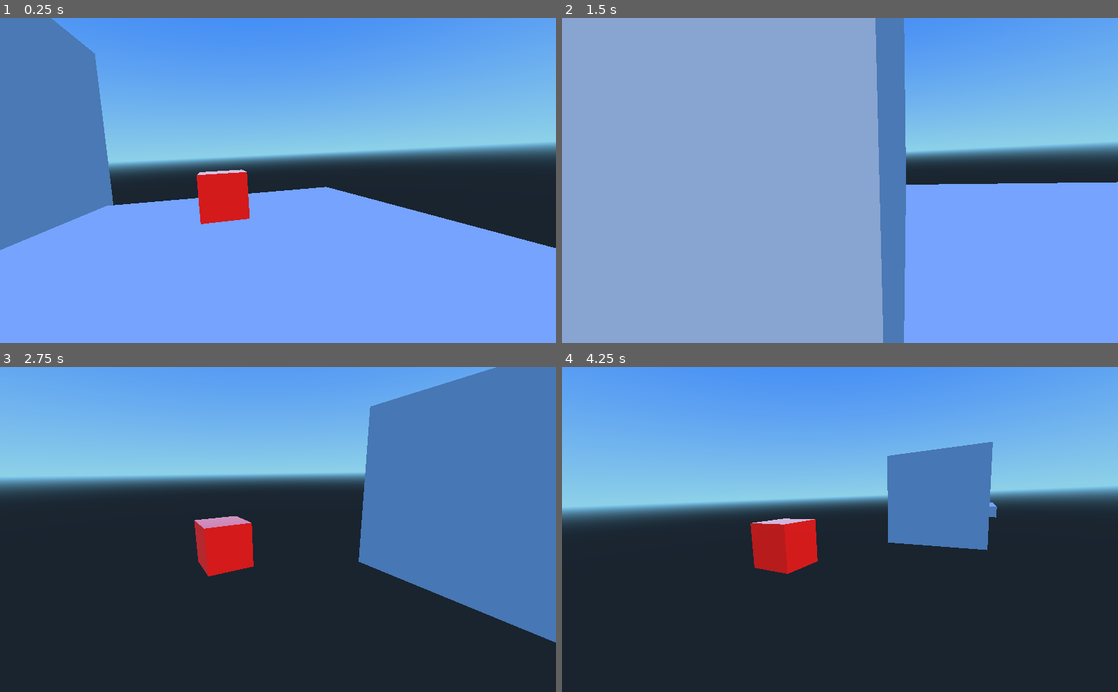
Above: before the commit, frames 1-4 (two rows, left to right).
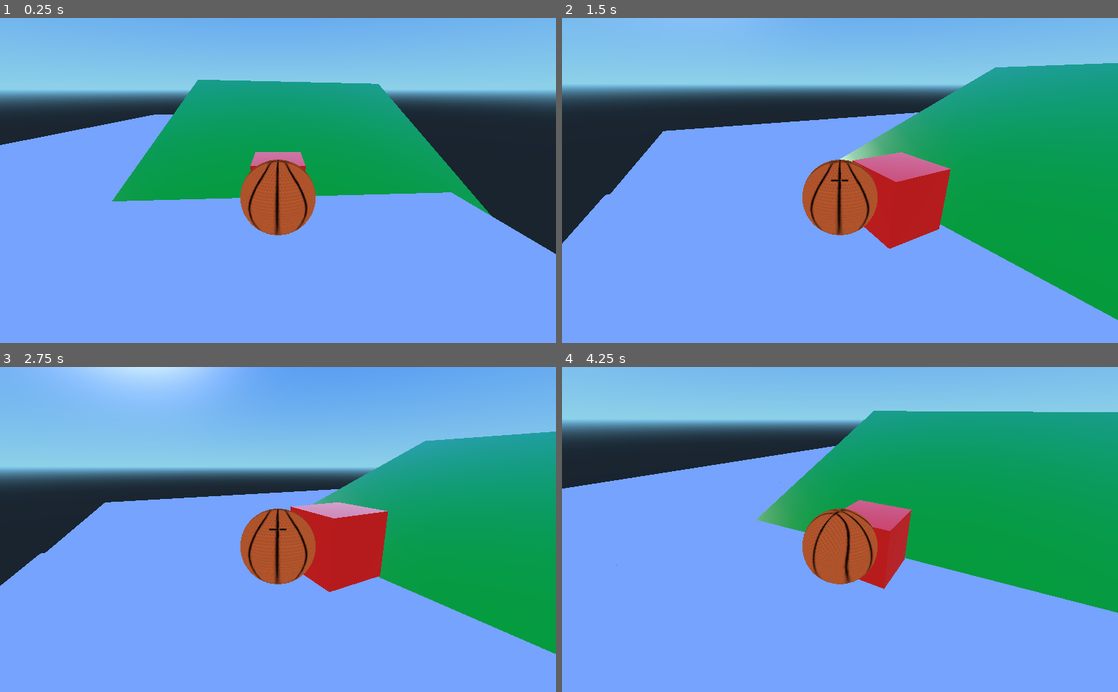
Above: after the commit, the same moments.

Repository: daylight-saving-time/Deruvon
Game: Godot game, scene res://src/PlayerMovement.tscn
Two runs of this game, one before a commit and one after it. Both use one fixed random seed, a clock stepped at 60 frames per second and the inputs below.
Inputs (mouse positions are in pixels of both pictures, inside the frame that each line leads up to):
- Up to frame 1 (0.25 s): no input
- Up to frame 2 (1.5 s): tap Enter at 0.5 s; move the mouse to (867, 180) at 0.52 s; hold Space 0.53-1.28 s; hold Up from 0.53 s (still down); tap Tab at 0.6 s; move the mouse to (812, 180) at 1.27 s; tap Space at 1.35 s
- Up to frame 3 (2.75 s): keep holding Up; tap Space at 1.52, 1.82 s; tap Tab at 1.55, 2.1 s; move the mouse to (289, 523) at 2.02 s; hold Space from 2.03 s (still down)
- Up to frame 4 (4.25 s): keep holding Up; move the mouse to (834, 536) at 2.77 s; release Space at 2.78 s; tap Tab at 2.85 s; tap Space at 3.02, 3.32 s; move the mouse to (878, 532) at 3.52 s; hold Space from 3.53 s (still down)

The runs differ from the first frame. In frame 1, 56% of the frame differs, in the area x 0-100%, y 0-73%; in frame 2, 90%; in frame 3, 78%; in frame 4, 99%, in the area x 0-100%, y 0-100%.

Commit message:
Update Player-Movement, camera-control and demo scene

Diff:
--- a/project.godot
+++ b/project.godot
@@ -12,7 +12,18 @@
 
 config/name="Deruvon"
 run/main_scene="res://src/PlayerMovement.tscn"
-config/icon="res://src/icon.png"
+config/icon="res://assets/icon.png"
+
+[input]
+
+joy_up=[ Object(InputEventJoypadMotion,"resource_local_to_scene":false,"resource_name":"","device":0,"axis":1,"axis_value":-1.0,"script":null)
+ ]
+joy_down=[ Object(InputEventJoypadMotion,"resource_local_to_scene":false,"resource_name":"","device":0,"axis":1,"axis_value":1.0,"script":null)
+ ]
+joy_left=[ Object(InputEventJoypadMotion,"resource_local_to_scene":false,"resource_name":"","device":0,"axis":0,"axis_value":-1.0,"script":null)
+ ]
+joy_right=[ Object(InputEventJoypadMotion,"resource_local_to_scene":false,"resource_name":"","device":0,"axis":0,"axis_value":1.0,"script":null)
+ ]
 
 [rendering]
 
--- /dev/null
+++ b/src/KinematicPlayerMover.gd
@@ -0,0 +1,115 @@
+extends KinematicBody
+
+# Affects camera angle (when mouse is moved vertically)
+const CAMERA_X_ROT_MIN = -20
+const CAMERA_X_ROT_MAX = 30
+
+# Affects mouse sensitivity for camera control
+var sensitivity = 0.01
+
+# Internal camera variables
+var camera_x_rot = 0.0
+var is_camera_locked = false
+var camera_y_rot
+
+# Movement variables
+var speed = 30
+var jumpforce = 3
+var forward
+var back
+var left
+var right
+var jump
+var motion = Vector3()
+
+# Movement constants
+const gravity = -9.8
+#const jump_deacceleration = 3
+
+func _ready():
+	# Capture mouse within game
+	camera_y_rot = $CameraBase.rotation.y
+	Input.set_mouse_mode(2)
+	set_process_input(true)
+
+
+func _input(event):
+	# Press TAB to toggle camera lock
+	if event is InputEventKey and event.scancode == KEY_TAB and not event.pressed:
+		if not is_camera_locked:
+			# Camera is about to be locked, look at the player now
+			$CameraBase.rotation.y = camera_y_rot
+			$"../Overlay/Crosshair".show()
+		else:
+			# Camera is about to be unlocked, store current player (camera) direction
+			camera_y_rot = $CameraBase.rotation.y
+			$"../Overlay/Crosshair".hide()
+
+		is_camera_locked = not is_camera_locked
+
+	# Move mouse for mouselook
+	if event is InputEventMouseMotion:
+		# Handle horizontal mouselook
+		if is_camera_locked:
+			# Move the entire player and its cameras if the camera is locked
+			rotate_y(-event.relative.x * sensitivity)
+		else:
+			# Only move the camera if the camera is unlocked
+			$CameraBase.rotate_y(-event.relative.x * sensitivity)
+			$CameraBase.orthonormalize()
+
+		# Handle vertical mouselook
+		camera_x_rot = clamp(
+			camera_x_rot - event.relative.y * sensitivity,
+			deg2rad(CAMERA_X_ROT_MIN),
+			deg2rad(CAMERA_X_ROT_MAX))
+		$CameraBase/CameraRotation.rotation.z =  camera_x_rot
+
+
+func _physics_process(delta):
+	motion.x=0
+	motion.z=0
+
+
+	# INPUT KEYS
+	forward = Input.is_key_pressed(KEY_UP) || Input.is_key_pressed(KEY_W)
+
+	back = Input.is_key_pressed(KEY_DOWN) || Input.is_key_pressed(KEY_S)
+
+	left = Input.is_key_pressed(KEY_LEFT) || Input.is_key_pressed(KEY_A)
+
+	right= Input.is_key_pressed(KEY_RIGHT) || Input.is_key_pressed(KEY_D)
+
+	jump = Input.is_key_pressed(KEY_SPACE)
+
+	#print(is_on_floor())
+	# Move forwards
+	if forward:
+		print("going forwards")
+		motion.x = speed
+
+	# Move left
+	if left:
+		print("going left")
+		motion.z = -speed
+
+	# Move right
+	if right:
+		print("going right")
+		motion.z = speed
+
+	# Move backwards
+	if back:
+		print("going back")
+		motion.x = -speed
+
+	#JUMPING WIP
+	if jump and is_on_floor():
+
+#		print("jump")
+		self.move_and_slide(Vector3(0,100,0),Vector3(0,1,0))
+
+	# Gravity
+	motion.y += gravity * delta
+
+	motion = move_and_slide(motion,Vector3(0,1,0))
--- a/src/PlayerMovement.tscn
+++ b/src/PlayerMovement.tscn
@@ -1,6 +1,8 @@
-[gd_scene load_steps=9 format=2]
-
-[ext_resource path="res://src/PlayerMover.gd" type="Script" id=1]
+[gd_scene load_steps=15 format=2]
+
+[ext_resource path="res://src/KinematicPlayerMover.gd" type="Script" id=1]
+[ext_resource path="res://src/balldimpled.png" type="Texture" id=2]
+[ext_resource path="res://assets/crosshair.png" type="Texture" id=3]
 
 [sub_resource type="BoxShape" id=1]
 
@@ -86,14 +88,134 @@
 
 extents = Vector3( 1, 1, 1 )
 
-[sub_resource type="CubeMesh" id=7]
-
+[sub_resource type="SpatialMaterial" id=7]
+
+render_priority = 0
+flags_transparent = false
+flags_unshaded = false
+flags_vertex_lighting = false
+flags_no_depth_test = false
+flags_use_point_size = false
+flags_world_triplanar = false
+flags_fixed_size = false
+flags_albedo_tex_force_srgb = false
+vertex_color_use_as_albedo = false
+vertex_color_is_srgb = false
+params_diffuse_mode = 0
+params_specular_mode = 0
+params_blend_mode = 0
+params_cull_mode = 0
+params_depth_draw_mode = 0
+params_line_width = 1.0
+params_point_size = 1.0
+params_billboard_mode = 0
+params_grow = false
+params_use_alpha_scissor = false
+albedo_color = Color( 0.0979919, 0.964844, 0, 1 )
+metallic = 0.0
+metallic_specular = 0.5
+metallic_texture_channel = 0
+roughness = 0.0
+roughness_texture_channel = 0
+emission_enabled = false
+normal_enabled = false
+rim_enabled = false
+clearcoat_enabled = false
+anisotropy_enabled = false
+ao_enabled = false
+depth_enabled = false
+subsurf_scatter_enabled = false
+transmission_enabled = false
+refraction_enabled = false
+detail_enabled = false
+uv1_scale = Vector3( 1, 1, 1 )
+uv1_offset = Vector3( 0, 0, 0 )
+uv1_triplanar = false
+uv1_triplanar_sharpness = 1.0
+uv2_scale = Vector3( 1, 1, 1 )
+uv2_offset = Vector3( 0, 0, 0 )
+uv2_triplanar = false
+uv2_triplanar_sharpness = 1.0
+proximity_fade_enable = false
+distance_fade_enable = false
+_sections_unfolded = [ "Albedo", "Detail", "Metallic", "Parameters" ]
+
+[sub_resource type="CubeMesh" id=8]
+
+material = SubResource( 7 )
 custom_aabb = AABB( 0, 0, 0, 0, 0, 0 )
 size = Vector3( 2, 2, 2 )
 subdivide_width = 0
 subdivide_height = 0
 subdivide_depth = 0
 
+[sub_resource type="SphereShape" id=9]
+
+radius = 1.0
+
+[sub_resource type="SpatialMaterial" id=10]
+
+render_priority = 0
+flags_transparent = false
+flags_unshaded = true
+flags_vertex_lighting = false
+flags_no_depth_test = false
+flags_use_point_size = false
+flags_world_triplanar = false
+flags_fixed_size = false
+flags_albedo_tex_force_srgb = false
+vertex_color_use_as_albedo = false
+vertex_color_is_srgb = false
+params_diffuse_mode = 0
+params_specular_mode = 0
+params_blend_mode = 0
+params_cull_mode = 0
+params_depth_draw_mode = 0
+params_line_width = 1.0
+params_point_size = 1.0
+params_billboard_mode = 0
+params_grow = false
+params_use_alpha_scissor = false
+albedo_color = Color( 1, 1, 1, 1 )
+albedo_texture = ExtResource( 2 )
+metallic = 0.0
+metallic_specular = 0.0
+metallic_texture_channel = 0
+roughness = 0.0
+roughness_texture_channel = 0
+emission_enabled = false
+normal_enabled = false
+rim_enabled = false
+clearcoat_enabled = false
+anisotropy_enabled = false
+ao_enabled = false
+depth_enabled = false
+subsurf_scatter_enabled = false
+transmission_enabled = false
+refraction_enabled = false
+detail_enabled = false
+uv1_scale = Vector3( 1, 1, 1 )
+uv1_offset = Vector3( 0, 0, 0 )
+uv1_triplanar = false
+uv1_triplanar_sharpness = 1.0
+uv2_scale = Vector3( 1, 1, 1 )
+uv2_offset = Vector3( 0, 0, 0 )
+uv2_triplanar = false
+uv2_triplanar_sharpness = 1.0
+proximity_fade_enable = false
+distance_fade_enable = false
+_sections_unfolded = [ "Albedo", "Flags", "Metallic" ]
+
+[sub_resource type="SphereMesh" id=11]
+
+material = SubResource( 10 )
+custom_aabb = AABB( 0, 0, 0, 0, 0, 0 )
+radius = 1.0
+height = 2.0
+radial_segments = 64
+rings = 32
+is_hemisphere = false
+
 [node name="Scene1" type="Node" index="0"]
 
 [node name="Player" type="RigidBody" parent="." index="0"]
@@ -103,7 +225,7 @@
 input_capture_on_drag = false
 collision_layer = 1
 collision_mask = 1
-mode = 2
+mode = 3
 mass = 1.0
 friction = 0.3
 bounce = 0.0
@@ -124,38 +246,326 @@
 linear_damp = -1.0
 angular_velocity = Vector3( 0, 0, 0 )
 angular_damp = -1.0
+_sections_unfolded = [ "Transform" ]
+
+[node name="CollisionShape" type="CollisionShape" parent="Player" index="0"]
+
+shape = SubResource( 1 )
+disabled = false
+_sections_unfolded = [ "Transform" ]
+
+[node name="MeshInstance" type="MeshInstance" parent="Player" index="1"]
+
+layers = 1
+material_override = null
+cast_shadow = 1
+extra_cull_margin = 0.0
+use_in_baked_light = false
+lod_min_distance = 0.0
+lod_min_hysteresis = 0.0
+lod_max_distance = 0.0
+lod_max_hysteresis = 0.0
+mesh = SubResource( 2 )
+skeleton = NodePath("..")
+material/0 = SubResource( 3 )
+_sections_unfolded = [ "Transform", "Visibility", "material" ]
+
+[node name="Floor" type="StaticBody" parent="." index="1"]
+
+transform = Transform( 1, 0, 0, 0, 1, 0, 0, 0, 1, 0, 7.17621, 0 )
+input_ray_pickable = true
+input_capture_on_drag = false
+collision_layer = 1
+collision_mask = 1
+friction = 0.5
+bounce = 0.0
+constant_linear_velocity = Vector3( 0, 0, 0 )
+constant_angular_velocity = Vector3( 0, 0, 0 )
+_sections_unfolded = [ "Collision" ]
+
+[node name="CollisionShape" type="CollisionShape" parent="Floor" index="0"]
+
+transform = Transform( 10, 0, 0, 0, 1, 0, 0, 0, 10, 0, 0, 0 )
+shape = SubResource( 4 )
+disabled = false
+_sections_unfolded = [ "Transform" ]
+
+[node name="MeshInstance" type="MeshInstance" parent="Floor/CollisionShape" index="0"]
+
+layers = 1
+material_override = null
+cast_shadow = 1
+extra_cull_margin = 0.0
+use_in_baked_light = false
+lod_min_distance = 0.0
+lod_min_hysteresis = 0.0
+lod_max_distance = 0.0
+lod_max_hysteresis = 0.0
+mesh = SubResource( 5 )
+skeleton = NodePath("..")
+material/0 = null
+
+[node name="Floor2" type="StaticBody" parent="." index="2"]
+
+transform = Transform( 1, 0, 0, 0, 1, 0, 0, 0, 1, 17.3043, 7.17621, 0 )
+input_ray_pickable = true
+input_capture_on_drag = false
+collision_layer = 1
+collision_mask = 1
+friction = 0.5
+bounce = 0.0
+constant_linear_velocity = Vector3( 0, 0, 0 )
+constant_angular_velocity = Vector3( 0, 0, 0 )
+_sections_unfolded = [ "Collision" ]
+
+[node name="CollisionShape" type="CollisionShape" parent="Floor2" index="0"]
+
+transform = Transform( 10, 0, 0, 0, 1, 0, 0, 0, 10, 0, 0, 0 )
+shape = SubResource( 4 )
+disabled = false
+_sections_unfolded = [ "Transform" ]
+
+[node name="MeshInstance" type="MeshInstance" parent="Floor2/CollisionShape" index="0"]
+
+transform = Transform( 1, 0, 0, 0, 1, 0, 0, 0, 1, 0.249284, 0, 0 )
+layers = 1
+material_override = null
+cast_shadow = 1
+extra_cull_margin = 0.0
+use_in_baked_light = false
+lod_min_distance = 0.0
+lod_min_hysteresis = 0.0
+lod_max_distance = 0.0
+lod_max_hysteresis = 0.0
+mesh = SubResource( 5 )
+skeleton = NodePath("..")
+material/0 = null
+
+[node name="Floor3" type="StaticBody" parent="." index="3"]
+
+transform = Transform( 1, 0, 0, 0, 1, 0, 0, 0, 1, 35.7407, 7.17621, 0 )
+input_ray_pickable = true
+input_capture_on_drag = false
+collision_layer = 1
+collision_mask = 1
+friction = 0.5
+bounce = 0.0
+constant_linear_velocity = Vector3( 0, 0, 0 )
+constant_angular_velocity = Vector3( 0, 0, 0 )
+_sections_unfolded = [ "Collision" ]
+
+[node name="CollisionShape" type="CollisionShape" parent="Floor3" index="0"]
+
+transform = Transform( 10, 0, 0, 0, 1, 0, 0, 0, 10, 0, 0, 0 )
+shape = SubResource( 4 )
+disabled = false
+_sections_unfolded = [ "Transform" ]
+
+[node name="MeshInstance" type="MeshInstance" parent="Floor3/CollisionShape" index="0"]
+
+transform = Transform( 1, 0, 0, 0, 1, 0, 0, 0, 1, 0.382017, 0, 0 )
+layers = 1
+material_override = null
+cast_shadow = 1
+extra_cull_margin = 0.0
+use_in_baked_light = false
+lod_min_distance = 0.0
+lod_min_hysteresis = 0.0
+lod_max_distance = 0.0
+lod_max_hysteresis = 0.0
+mesh = SubResource( 5 )
+skeleton = NodePath("..")
+material/0 = null
+
+[node name="Floor4" type="StaticBody" parent="." index="4"]
+
+transform = Transform( 1, 0, 0, 0, 1, 0, 0, 0, 1, 0.186146, 7.17621, -19.8264 )
+input_ray_pickable = true
+input_capture_on_drag = false
+collision_layer = 1
+collision_mask = 1
+friction = 0.5
+bounce = 0.0
+constant_linear_velocity = Vector3( 0, 0, 0 )
+constant_angular_velocity = Vector3( 0, 0, 0 )
+_sections_unfolded = [ "Collision" ]
+
+[node name="CollisionShape" type="CollisionShape" parent="Floor4" index="0"]
+
+transform = Transform( 10, 0, 0, 0, 1, 0, 0, 0, 10, 0, 0, 0 )
+shape = SubResource( 4 )
+disabled = false
+_sections_unfolded = [ "Transform" ]
+
+[node name="MeshInstance" type="MeshInstance" parent="Floor4/CollisionShape" index="0"]
+
+layers = 1
+material_override = null
+cast_shadow = 1
+extra_cull_margin = 0.0
+use_in_baked_light = false
+lod_min_distance = 0.0
+lod_min_hysteresis = 0.0
+lod_max_distance = 0.0
+lod_max_hysteresis = 0.0
+mesh = SubResource( 5 )
+skeleton = NodePath("..")
+material/0 = null
+
+[node name="Floor6" type="StaticBody" parent="." index="5"]
+
+transform = Transform( 1, 0, 0, 0, 1, 0, 0, 0, 1, 39.8239, 7.17621, -19.8264 )
+input_ray_pickable = true
+input_capture_on_drag = false
+collision_layer = 1
+collision_mask = 1
+friction = 0.5
+bounce = 0.0
+constant_linear_velocity = Vector3( 0, 0, 0 )
+constant_angular_velocity = Vector3( 0, 0, 0 )
+_sections_unfolded = [ "Collision" ]
+
+[node name="CollisionShape" type="CollisionShape" parent="Floor6" index="0"]
+
+transform = Transform( 10, 0, 0, 0, 1, 0, 0, 0, 10, 0, 0, 0 )
+shape = SubResource( 4 )
+disabled = false
+_sections_unfolded = [ "Transform" ]
+
+[node name="MeshInstance" type="MeshInstance" parent="Floor6/CollisionShape" index="0"]
+
+layers = 1
+material_override = null
+cast_shadow = 1
+extra_cull_margin = 0.0
+use_in_baked_light = false
+lod_min_distance = 0.0
+lod_min_hysteresis = 0.0
+lod_max_distance = 0.0
+lod_max_hysteresis = 0.0
+mesh = SubResource( 5 )
+skeleton = NodePath("..")
+material/0 = null
+
+[node name="Floor5" type="StaticBody" parent="." index="6"]
+
+transform = Transform( 1, 0, 0, 0, 1, 0, 0, 0, 1, 19.8391, 7.17621, -19.8264 )
+input_ray_pickable = true
+input_capture_on_drag = false
+collision_layer = 1
+collision_mask = 1
+friction = 0.5
+bounce = 0.0
+constant_linear_velocity = Vector3( 0, 0, 0 )
+constant_angular_velocity = Vector3( 0, 0, 0 )
+_sections_unfolded = [ "Collision" ]
+
+[node name="CollisionShape" type="CollisionShape" parent="Floor5" index="0"]
+
+transform = Transform( 10, 0, 0, 0, 1, 0, 0, 0, 10, 0, 0, 0 )
+shape = SubResource( 4 )
+disabled = false
+_sections_unfolded = [ "Transform" ]
+
+[node name="MeshInstance" type="MeshInstance" parent="Floor5/CollisionShape" index="0"]
+
+layers = 1
+material_override = null
+cast_shadow = 1
+extra_cull_margin = 0.0
+use_in_baked_light = false
+lod_min_distance = 0.0
+lod_min_hysteresis = 0.0
+lod_max_distance = 0.0
+lod_max_hysteresis = 0.0
+mesh = SubResource( 5 )
+skeleton = NodePath("..")
+material/0 = null
+
+[node name="Wall" type="StaticBody" parent="." index="7"]
+
+transform = Transform( -0.0081376, 0.364722, -0.931081, 0.0209516, -0.930845, -0.364813, -0.999747, -0.0224763, -6.66428e-005, 9.99197, 9.97473, 1.16529 )
+input_ray_pickable = true
+input_capture_on_drag = false
+collision_layer = 1
+collision_mask = 1
+friction = 0.5
+bounce = 0.0
+constant_linear_velocity = Vector3( 0, 0, 0 )
+constant_angular_velocity = Vector3( 0, 0, 0 )
+_sections_unfolded = [ "Transform" ]
+
+[node name="CollisionShape" type="CollisionShape" parent="Wall" index="0"]
+
+transform = Transform( 10, 0, 0, 0, 1, 0, 0, 0, 10, 0, 0, 0 )
+shape = SubResource( 6 )
+disabled = false
+_sections_unfolded = [ "Transform" ]
+
+[node name="MeshInstance" type="MeshInstance" parent="Wall/CollisionShape" index="0"]
+
+layers = 1
+material_override = null
+cast_shadow = 1
+extra_cull_margin = 0.0
+use_in_baked_light = false
+lod_min_distance = 0.0
+lod_min_hysteresis = 0.0
+lod_max_distance = 0.0
+lod_max_hysteresis = 0.0
+mesh = SubResource( 8 )
+skeleton = NodePath("..")
+material/0 = null
+_sections_unfolded = [ "Geometry", "Transform" ]
+
+[node name="KinematicBody" type="KinematicBody" parent="." index="8"]
+
+transform = Transform( 1, 0, 0, 0, 1, 0, 0, 0, 1, -3.38096, 11.3277, 0 )
+input_ray_pickable = true
+input_capture_on_drag = false
+collision_layer = 1
+collision_mask = 1
+axis_lock_linear_x = false
+axis_lock_linear_y = false
+axis_lock_linear_z = false
+axis_lock_angular_x = false
+axis_lock_angular_y = false
+axis_lock_angular_z = false
+collision/safe_margin = 0.001
 script = ExtResource( 1 )
 _sections_unfolded = [ "Transform" ]
 
-[node name="CollisionShape" type="CollisionShape" parent="Player" index="0"]
-
-shape = SubResource( 1 )
-disabled = false
-_sections_unfolded = [ "Transform" ]
-
-[node name="MeshInstance" type="MeshInstance" parent="Player" index="1"]
-
-layers = 1
-material_override = null
-cast_shadow = 1
-extra_cull_margin = 0.0
-use_in_baked_light = false
-lod_min_distance = 0.0
-lod_min_hysteresis = 0.0
-lod_max_distance = 0.0
-lod_max_hysteresis = 0.0
-mesh = SubResource( 2 )
-skeleton = NodePath("..")
-material/0 = SubResource( 3 )
-_sections_unfolded = [ "Transform", "material" ]
-
-[node name="CameraBase" type="Spatial" parent="Player" index="2"]
-
-[node name="CameraRotation" type="Spatial" parent="Player/CameraBase" index="0"]
-
-[node name="Camera" type="Camera" parent="Player/CameraBase/CameraRotation" index="0"]
-
-transform = Transform( -0.96657, -0.072023, 0.246081, -0.0461314, 0.992926, 0.109413, -0.25222, 0.0944028, -0.963055, 0.15801, 1.64913, -10.702 )
+[node name="CollisionShape" type="CollisionShape" parent="KinematicBody" index="0"]
+
+shape = SubResource( 9 )
+disabled = false
+
+[node name="MeshInstance" type="MeshInstance" parent="KinematicBody/CollisionShape" index="0"]
+
+layers = 1
+material_override = null
+cast_shadow = 1
+extra_cull_margin = 0.0
+use_in_baked_light = false
+lod_min_distance = 0.0
+lod_min_hysteresis = 0.0
+lod_max_distance = 0.0
+lod_max_hysteresis = 0.0
+mesh = SubResource( 11 )
+skeleton = NodePath("..")
+material/0 = null
+
+[node name="CameraBase" type="Spatial" parent="KinematicBody" index="1"]
+
+_sections_unfolded = [ "Transform" ]
+
+[node name="CameraRotation" type="Spatial" parent="KinematicBody/CameraBase" index="0"]
+
+_sections_unfolded = [ "Transform" ]
+
+[node name="Camera" type="Camera" parent="KinematicBody/CameraBase/CameraRotation" index="0"]
+
+transform = Transform( -4.07371e-008, 0.36257, -0.931957, 1.58484e-008, 0.931957, 0.36257, 0.999999, 0, -4.37114e-008, -5.65241, 2.67464, 0 )
 keep_aspect = 1
 cull_mask = 1048575
 environment = null
@@ -168,77 +578,36 @@
 size = 1.0
 near = 0.05
 far = 100.0
-
-[node name="Floor" type="StaticBody" parent="." index="1"]
-
-transform = Transform( 1, 0, 0, 0, 1, 0, 0, 0, 1, 0, 7.17621, 0 )
-input_ray_pickable = true
-input_capture_on_drag = false
-collision_layer = 1
-collision_mask = 1
-friction = 0.5
-bounce = 0.0
-constant_linear_velocity = Vector3( 0, 0, 0 )
-constant_angular_velocity = Vector3( 0, 0, 0 )
-_sections_unfolded = [ "Collision" ]
-
-[node name="CollisionShape" type="CollisionShape" parent="Floor" index="0"]
-
-transform = Transform( 10, 0, 0, 0, 1, 0, 0, 0, 10, 0, 0, 0 )
-shape = SubResource( 4 )
-disabled = false
-_sections_unfolded = [ "Transform" ]
-
-[node name="MeshInstance" type="MeshInstance" parent="Floor/CollisionShape" index="0"]
-
-layers = 1
-material_override = null
-cast_shadow = 1
-extra_cull_margin = 0.0
-use_in_baked_light = false
-lod_min_distance = 0.0
-lod_min_hysteresis = 0.0
-lod_max_distance = 0.0
-lod_max_hysteresis = 0.0
-mesh = SubResource( 5 )
-skeleton = NodePath("..")
-material/0 = null
-
-[node name="Wall" type="StaticBody" parent="." index="2"]
-
-transform = Transform( 0.0224764, -0.999743, -0.00296426, 0, -0.00296501, 0.999996, -0.999747, -0.0224763, -6.66428e-005, 9.99197, 9.97473, 1.16529 )
-input_ray_pickable = true
-input_capture_on_drag = false
-collision_layer = 1
-collision_mask = 1
-friction = 1.0
-bounce = 0.0
-constant_linear_velocity = Vector3( 0, 0, 0 )
-constant_angular_velocity = Vector3( 0, 0, 0 )
-_sections_unfolded = [ "Transform" ]
-
-[node name="CollisionShape" type="CollisionShape" parent="Wall" index="0"]
-
-transform = Transform( 10, 0, 0, 0, 1, 0, 0, 0, 10, 0, 0, 0 )
-shape = SubResource( 6 )
-disabled = false
-_sections_unfolded = [ "Transform" ]
-
-[node name="MeshInstance" type="MeshInstance" parent="Wall/CollisionShape" index="0"]
-
-layers = 1
-material_override = null
-cast_shadow = 1
-extra_cull_margin = 0.0
-use_in_baked_light = false
-lod_min_distance = 0.0
-lod_min_hysteresis = 0.0
-lod_max_distance = 0.0
-lod_max_hysteresis = 0.0
-mesh = SubResource( 7 )
-skeleton = NodePath("..")
-material/0 = null
-_sections_unfolded = [ "Geometry", "Transform" ]
+_sections_unfolded = [ "Transform" ]
+
+[node name="Overlay" type="CanvasLayer" parent="." index="9"]
+
+layer = 1
+offset = Vector2( 0, 0 )
+rotation = 0.0
+scale = Vector2( 1, 1 )
+transform = Transform2D( 1, 0, 0, 1, 0, 0 )
+
+[node name="Crosshair" type="TextureRect" parent="Overlay" index="0"]
+
+visible = false
+anchor_left = 0.5
+anchor_top = 0.5
+anchor_right = 0.5
+anchor_bottom = 0.5
+margin_left = -16.0
+margin_top = -16.0
+margin_right = 16.0
+margin_bottom = 16.0
+rect_pivot_offset = Vector2( 0, 0 )
+rect_clip_content = false
+mouse_filter = 1
+mouse_default_cursor_shape = 0
+size_flags_horizontal = 1
+size_flags_vertical = 1
+texture = ExtResource( 3 )
+stretch_mode = 0
+_sections_unfolded = [ "Rect", "Visibility" ]
 
 [connection signal="body_entered" from="Player" to="Player" method="_on_Player_body_entered"]
 
--- a/src/PlayerMover.gd
+++ /dev/null
@@ -1,83 +0,0 @@
-extends RigidBody
-
-# Camera Control Variables
-# Affects camera angle (when mouse is moved vertically)
-const CAMERA_X_ROT_MIN = 0
-const CAMERA_X_ROT_MAX = 30
-
-# Affects mouse sensitivity for camera control
-var sensitivity = 0.01
-
-# Internal variables
-var camera_x_rot = 0.0
-
-# Movement Variables
-var speed = 15
-var jumpforce = 3
-var isgrounded = true
-var forward
-var back
-var left
-var right
-var jump
-
-
-func _ready():
-	# Capture mouse within game
-	Input.set_mouse_mode(2)
-	set_process_input(true)
-
-
-func _input(event):
-	if event is InputEventMouseMotion:
-		# Left and right camera movement
-		$CameraBase.rotate_y(-event.relative.x * sensitivity)
-		$CameraBase.orthonormalize()
-
-		# Up and down camera movement
-		camera_x_rot = clamp(
-			camera_x_rot - event.relative.y * sensitivity,
-			deg2rad(CAMERA_X_ROT_MIN),
-			deg2rad(CAMERA_X_ROT_MAX))
-		$CameraBase/CameraRotation.rotation.x =  camera_x_rot
-
-
-func _process(delta):
-	forward = Input.is_key_pressed(KEY_UP)
-	back = Input.is_key_pressed(KEY_DOWN)
-	left = Input.is_key_pressed(KEY_LEFT)
-	right= Input.is_key_pressed(KEY_RIGHT)
-	jump = Input.is_key_pressed(KEY_SPACE)
-	if jump and isgrounded:
-		self.apply_impulse(Vector3(0,0,0), Vector3(0,10,0))
-	if forward:
-		print("going forwards")
-		self.global_translate((Vector3(speed,0,0)*delta ))
-	if left:
-		print("going left")
-		self.global_translate((Vector3(0,0,-speed)*delta))
-	if right:
-		print("going right")
-		self.global_translate((Vector3(0,0,speed)*delta))
-	if back:
-		print("going back")
-		self.global_translate((Vector3(-speed,0,0)*delta ))
-
-
-
-func _on_Player_body_entered(body):
-	var _floor = (get_node("../Floor"))
-	print(body)
-	print (_floor)
-	if body == _floor:
-		print ("grounded")
-		self.isgrounded = true
-
-
-func _on_Player_body_exited(body):
-	var _floor = (get_node("../Floor"))
-	print(body)
-	print (_floor)
-	if body == _floor:
-		print ("jumped")
-		self.isgrounded = false
Binary file added: assets/crosshair.png
Not shown, changed: assets/crosshair.png.import
Renamed: src/icon.png -> assets/icon.png
Not shown, added: assets/icon.png.import
Binary file added: src/balldimpled.png
Not shown, added: src/balldimpled.png.import
